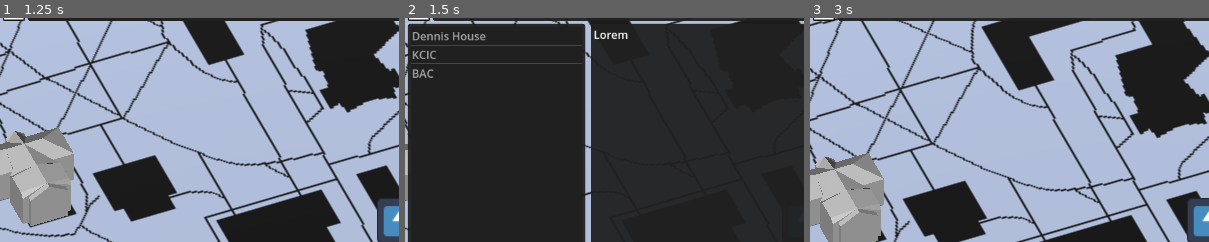
Above: before the commit, frames 1-3 (left to right).
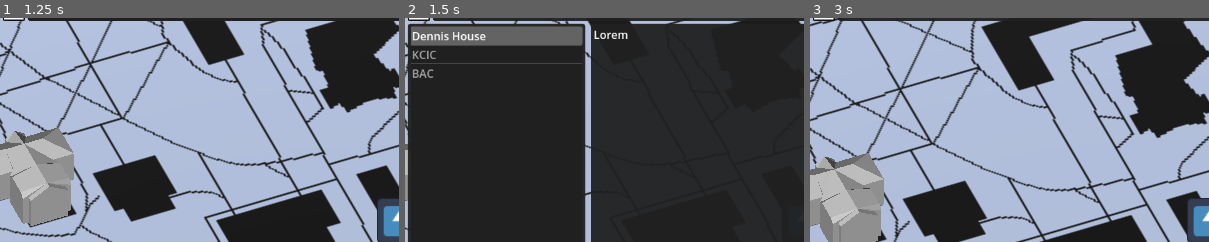
Above: after the commit, the same moments.

Repository: Sntx626/GeoBlazers
Game: Godot game, scene res://src/main_scene.tscn
Same seed, same stepped clock (60 frames per second), same inputs: the game is played once before the commit and once after it. The engine's default icon, where the game draws it, is replaced by a stand-in: a white triangle on a blue panel in a dark square.
Inputs (mouse positions are % of the whole screen's width and height, from its top left):
- Up to frame 1 (1.25 s): click (52, 3) at 0.52 s; type "12" at 0.6 s
- Up to frame 2 (1.5 s): click (2, 3) at 1.25 s
- Up to frame 3 (3 s): click "Goto Building" at 2 s; tap Enter at 2.75 s
The pictures show only the part of the screen within x 0-50%, y 5-55%; the shares and areas given below are measured in that part.

Frame 1 is identical in both runs. In frame 2, 3.7% of the frame differs, in the area x 1-45%, y 3-13%; in frame 3, nothing differs.

Commit message:
feat: minor improvements after group showcase

Diff:
--- a/rsc/buildings/carnegie-hall/carnegie_hall_wip.tscn
+++ b/rsc/buildings/carnegie-hall/carnegie_hall_wip.tscn
@@ -1,6 +1,6 @@
 [gd_scene load_steps=2 format=3 uid="uid://dnklkxibjwi2r"]
 
-[ext_resource type="PackedScene" uid="uid://cgmi44egfxijg" path="res://rsc/Carnegie_Hall_WIP.dae" id="1_guk1a"]
+[ext_resource type="PackedScene" uid="uid://cgmi44egfxijg" path="res://rsc/buildings/carnegie-hall/Carnegie_Hall_WIP.dae" id="1_guk1a"]
 
 [node name="Carnegie_Hall_WIP" instance=ExtResource("1_guk1a")]
 
--- a/src/ui.tscn
+++ b/src/ui.tscn
@@ -14,8 +14,8 @@
 }
 
 class Building:
-	var name:String
-	var desc:String
+	var name: String
+	var desc: String
 
 	func _init(pname:String, pdesc:String):
 		name = pname
@@ -29,6 +29,7 @@
 	# build building list from json
 	for building in buildings_json.keys():
 		buildings.append(Building.new(building, buildings_json[building]))
+	#buildings.sort_custom(func(x, y): x.name < y.name)
 
 	# add buildings to poi-list in the menu
 	for building in buildings:
@@ -39,6 +40,7 @@
 
 func update_building_selection(index: int):
 	selected_building = index
+	$\"main-ui/info-view/poi-list-panel/MarginContainer/poi-list\".select(index)
 	$\"main-ui/info-view/poi-info-panel/MarginContainer/VBoxContainer/poi-label\".clear()
 	$\"main-ui/info-view/poi-info-panel/MarginContainer/VBoxContainer/poi-label\".add_text(buildings[index].desc)
 
